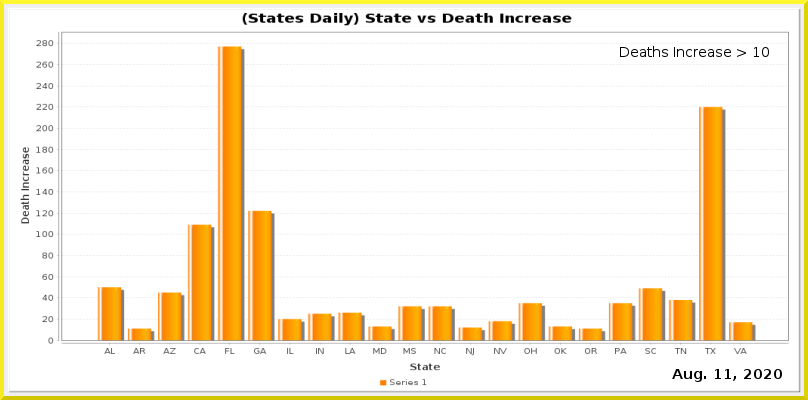
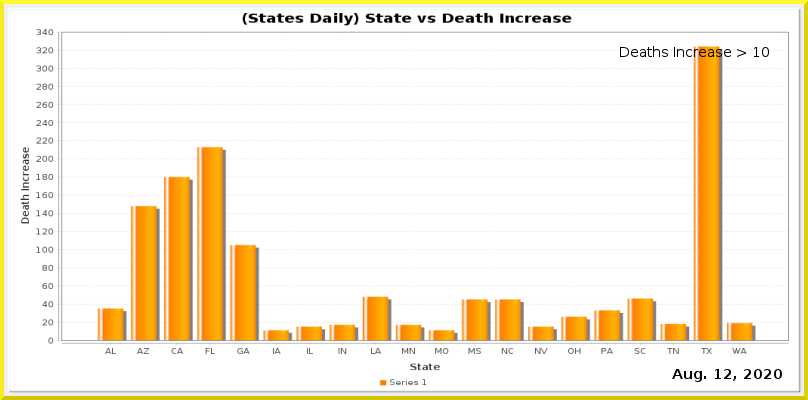
Revision of a layered w=808, h=400 image; what changed, layer by layer:
painted on "Current Date" over <box>724,369,731,379</box>
painted on "Date_vs_TestIncrease.png" over <box>36,29,789,356</box>
